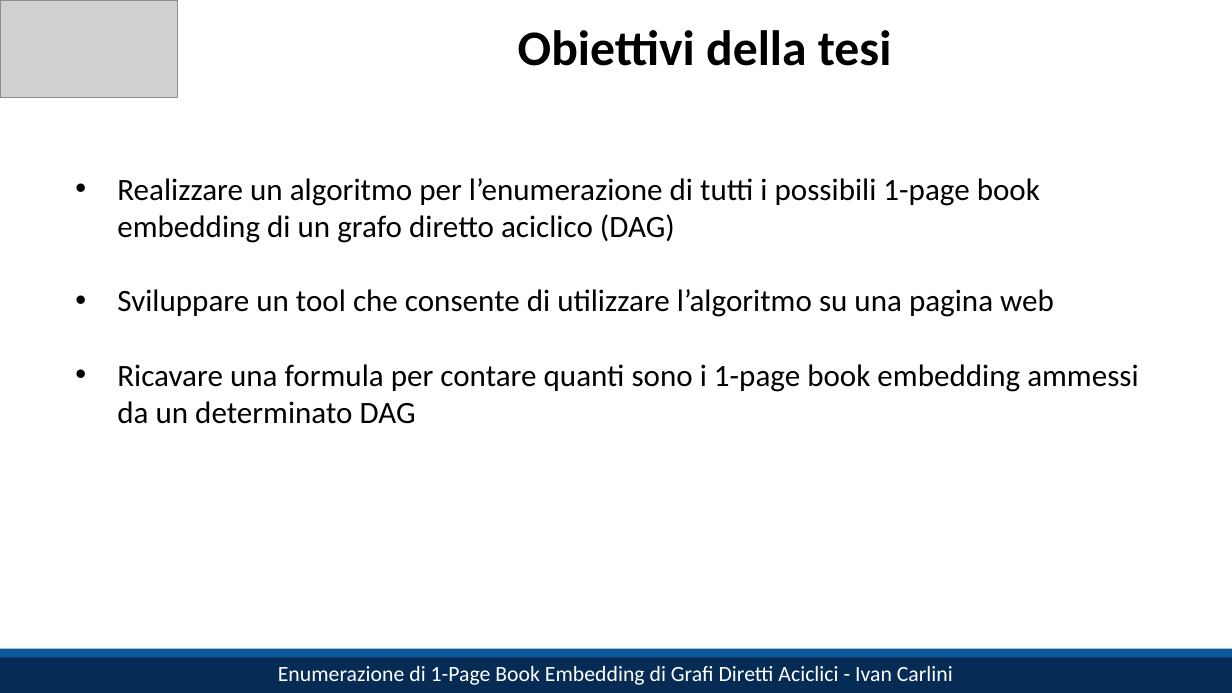
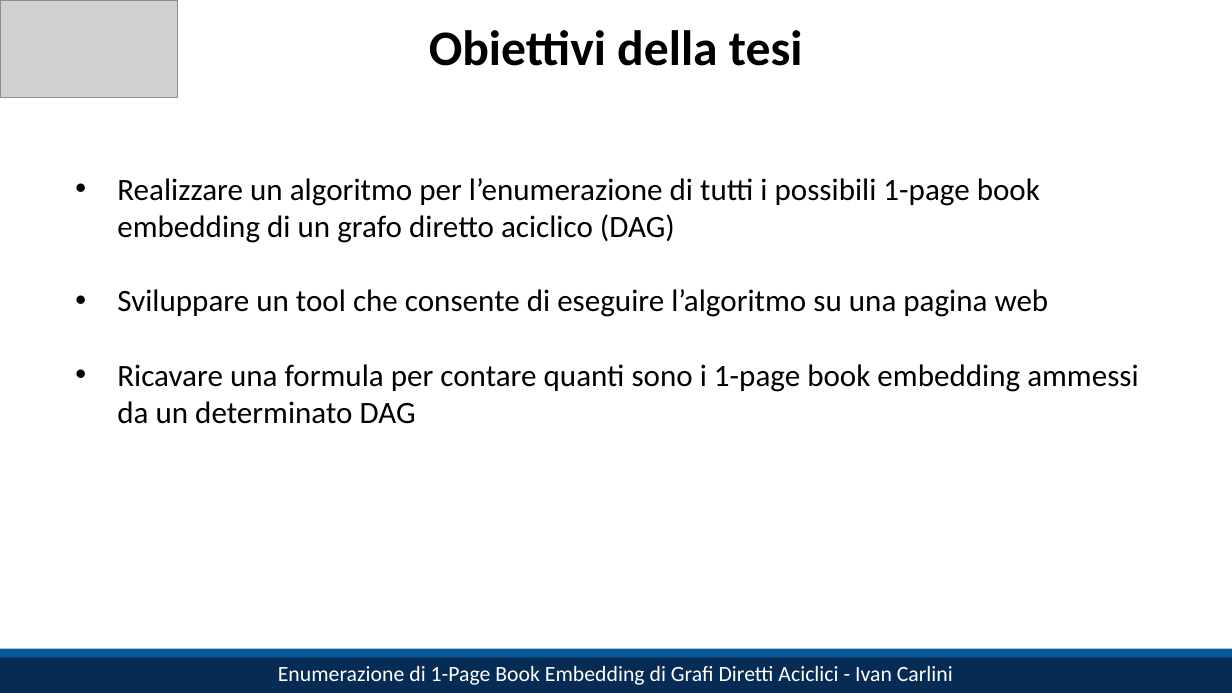
Before and after one commit to IC-99/book-embeddings, a slide deck: slide 2 of slides.pptx. Drawn at 1232x693 pixels with LibreOffice and Linux fonts; fonts in the diff are those of the drawing; grey boxes stand for pictures. Boxes give left, top, right and bottom in pixels: in the first picture for what was removed or moved away, otherwise in the second. Text is boxed around its words. In the diff, an @@ line names an element or a change of style, - is before the commit and + after.

```diff
--- a/slides.pptx
+++ b/slides.pptx
@@ title "Obiettivi della tesi": place and size @@
-title "Obiettivi della tesi" at bbox=[518, 30, 892, 66]
+title "Obiettivi della tesi" at bbox=[429, 30, 803, 66]
@@ text at bbox=[117, 289, 1049, 317]: text changed @@
-• Sviluppare un tool che consente di utilizzare l’algoritmo su una pagina web
+• Sviluppare un tool che consente di eseguire l’algoritmo su una pagina web
```
Also in this commit, not shown: 10 other slides changed, 18 slides added, 1 other file.
